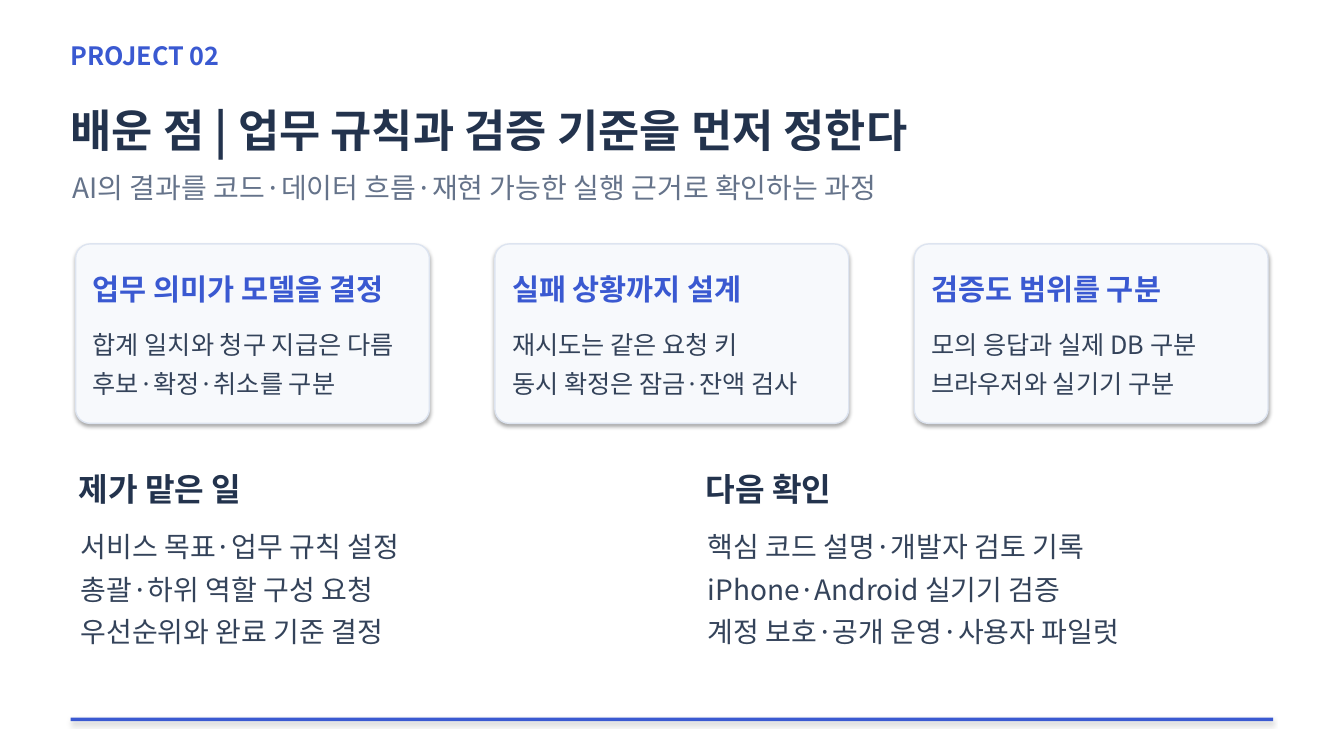
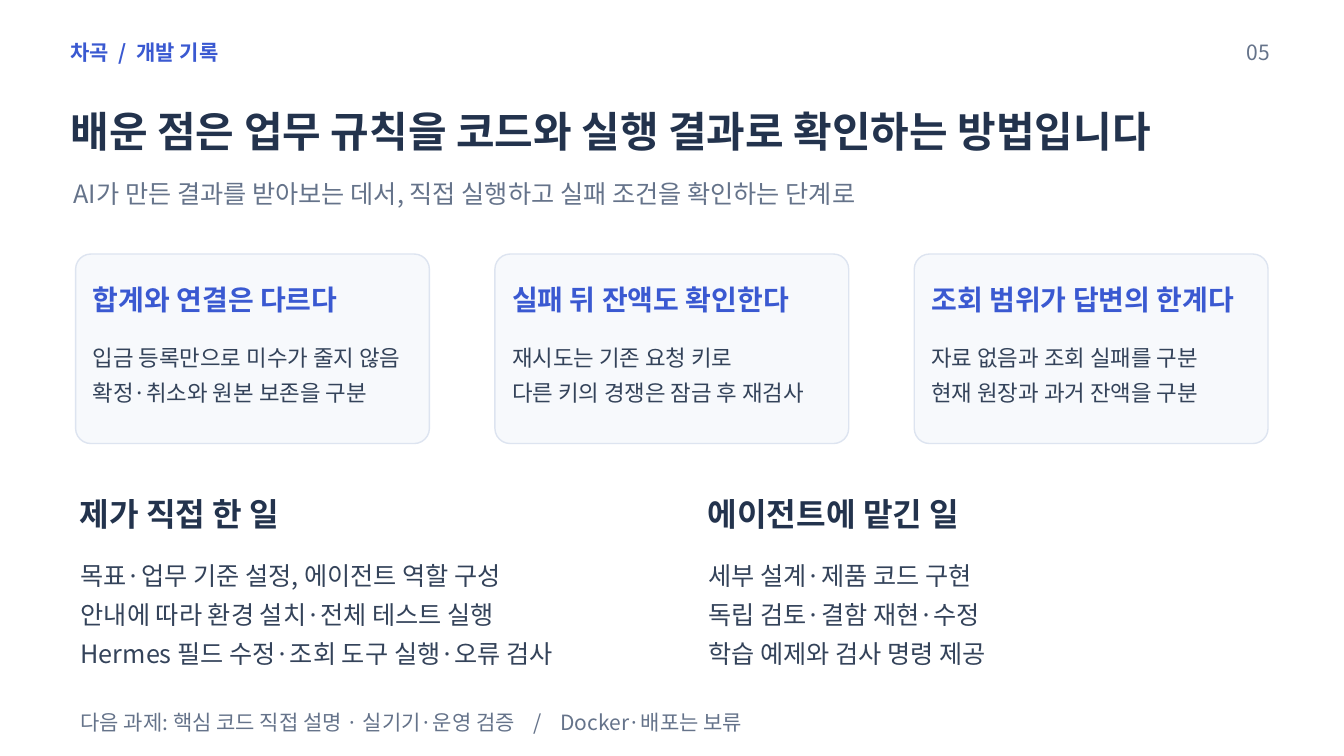
Before and after one commit to yeeunkim7/smallbiz-accounting-backend, a slide deck: slide 5 of docs/portfolio/chagok-project.pptx. Drawn at 1344x756 pixels with LibreOffice and Linux fonts; fonts in the diff are those of the drawing. Boxes give left, top, right and bottom in pixels: in the first picture for what was removed or moved away, otherwise in the second. Text is boxed around its words. In the diff, an @@ line names an element or a change of style, - is before the commit and + after.

Commit message:
포트폴리오: AI 협업·Hermes 실습 기록과 발표 자료 갱신

```diff
--- a/docs/portfolio/chagok-project.pptx
+++ b/docs/portfolio/chagok-project.pptx
@@ text at <box>71,42,219,62</box>: text changed; size 18 to 15 pt @@
-PROJECT 02
+차곡 / 개발 기록
@@ text added at <box>1247,44,1270,60</box>, 15 pt, text #65738A @@
+05
@@ text at <box>71,111,1151,151</box>: text changed; size 20 to 30 pt; text colour #65738A to #23334D; bold on @@
-AI의 결과를 코드·데이터 흐름·재현 가능한 실행 근거로 확인하는 과정
+배운 점은 업무 규칙을 코드와 실행 결과로 확인하는 방법입니다
@@ text removed at <box>71,109,908,151</box> @@
-배운 점 | 업무 규칙과 검증 기준을 먼저 정한다
@@ text added at <box>74,182,856,208</box>, 18 pt, text #65738A @@
+AI가 만든 결과를 받아보는 데서, 직접 실행하고 실패 조건을 확인하는 단계로
@@ rounded rectangle: place and size @@
-rounded rectangle at <box>76,244,430,423</box>
+rounded rectangle at <box>76,254,430,444</box>
@@ rounded rectangle: place and size @@
-rounded rectangle at <box>495,244,849,423</box>
+rounded rectangle at <box>495,254,849,444</box>
@@ shadow off in 3 elements at <box>76,254,430,444</box>, <box>495,254,849,444</box>, <box>914,254,1268,444</box> @@
@@ rounded rectangle: place and size @@
-rounded rectangle at <box>914,244,1268,423</box>
+rounded rectangle at <box>914,254,1268,444</box>
@@ text at <box>93,286,337,313</box>: text changed; size 21 to 20 pt @@
-업무 의미가 모델을 결정
+합계와 연결은 다르다
@@ text at <box>512,286,789,313</box>: text changed; size 21 to 20 pt @@
-실패 상황까지 설계
+실패 뒤 잔액도 확인한다
@@ text at <box>931,286,1234,313</box>: text changed; size 21 to 20 pt @@
-검증도 범위를 구분
+조회 범위가 답변의 한계다
@@ text at <box>93,347,400,403</box>: text changed; size 18 to 16 pt @@
-합계 일치와 청구 지급은 다름
-후보·확정·취소를 구분
+입금 등록만으로 미수가 줄지 않음
+확정·취소와 원본 보존을 구분
@@ text at <box>512,347,804,403</box>: text changed; size 18 to 16 pt @@
-재시도는 같은 요청 키
-동시 확정은 잠금·잔액 검사
+재시도는 기존 요청 키로
+다른 키의 경쟁은 잠금 후 재검사
@@ text at <box>931,347,1198,403</box>: text changed; size 18 to 16 pt @@
-모의 응답과 실제 DB 구분
-브라우저와 실기기 구분
+자료 없음과 조회 실패를 구분
+현재 원장과 과거 잔액을 구분
@@ text at <box>80,499,280,529</box>: text changed @@
-제가 맡은 일
+제가 직접 한 일
@@ text at <box>708,499,960,529</box>: text changed @@
-다음 확인
+에이전트에 맡긴 일
@@ text at <box>81,564,553,665</box>: text changed; size 20 to 18 pt @@
-서비스 목표·업무 규칙 설정
-총괄·하위 역할 구성 요청
-우선순위와 완료 기준 결정
+목표·업무 기준 설정, 에이전트 역할 구성
+안내에 따라 환경 설치·전체 테스트 실행
+Hermes 필드 수정·조회 도구 실행·오류 검사
@@ text at <box>709,564,986,665</box>: text changed; size 20 to 18 pt @@
-핵심 코드 설명·개발자 검토 기록
-iPhone·Android 실기기 검증
-계정 보호·공개 운영·사용자 파일럿
+세부 설계·제품 코드 구현
+독립 검토·결함 재현·수정
+학습 예제와 검사 명령 제공
@@ rectangle removed at <box>71,718,1273,722</box> @@
@@ text added at <box>81,712,742,732</box>, 15 pt, text #65738A @@
+다음 과제: 핵심 코드 직접 설명 · 실기기·운영 검증 / Docker·배포는 보류
```
Also in this commit, not shown: 1 other slide changed, 3 slides added, 3 slides removed, 20 other files.
